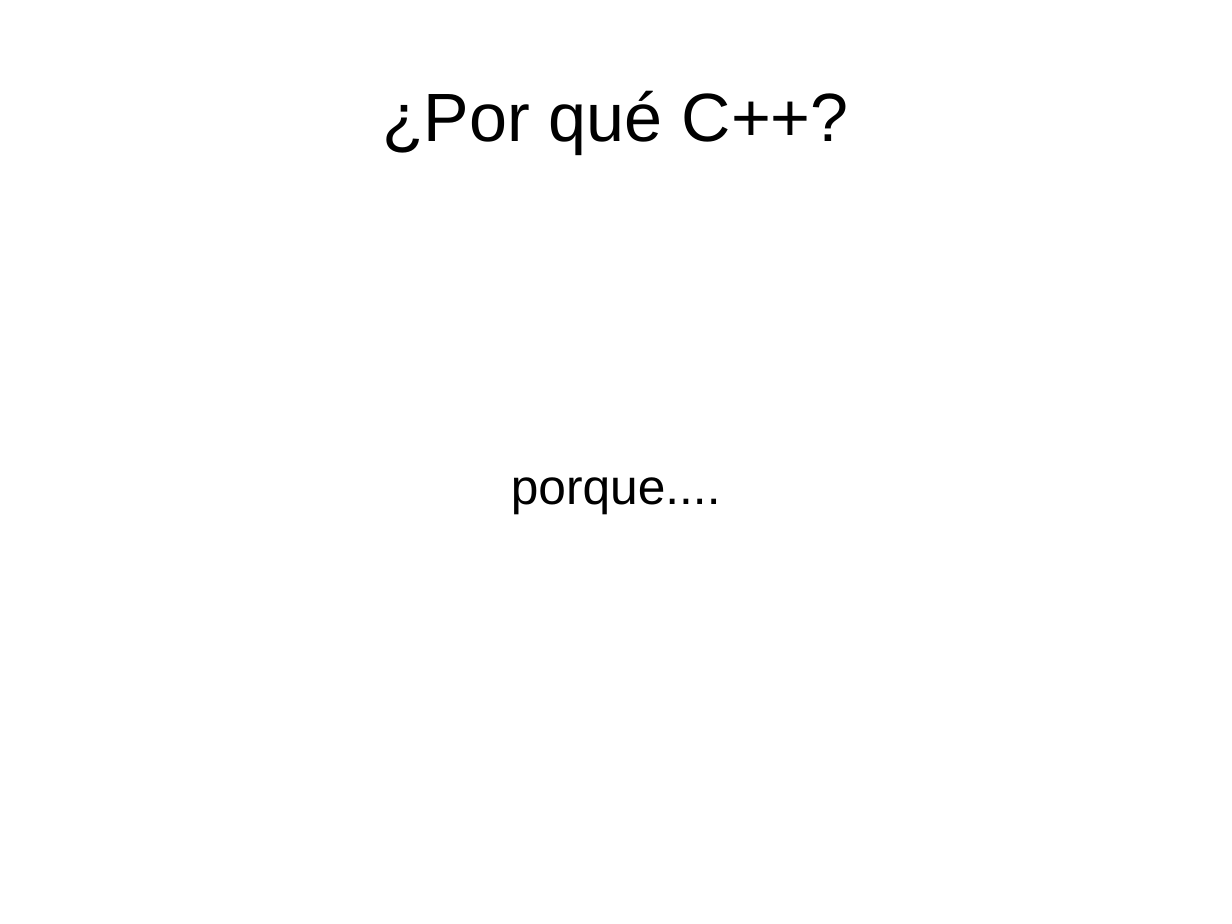
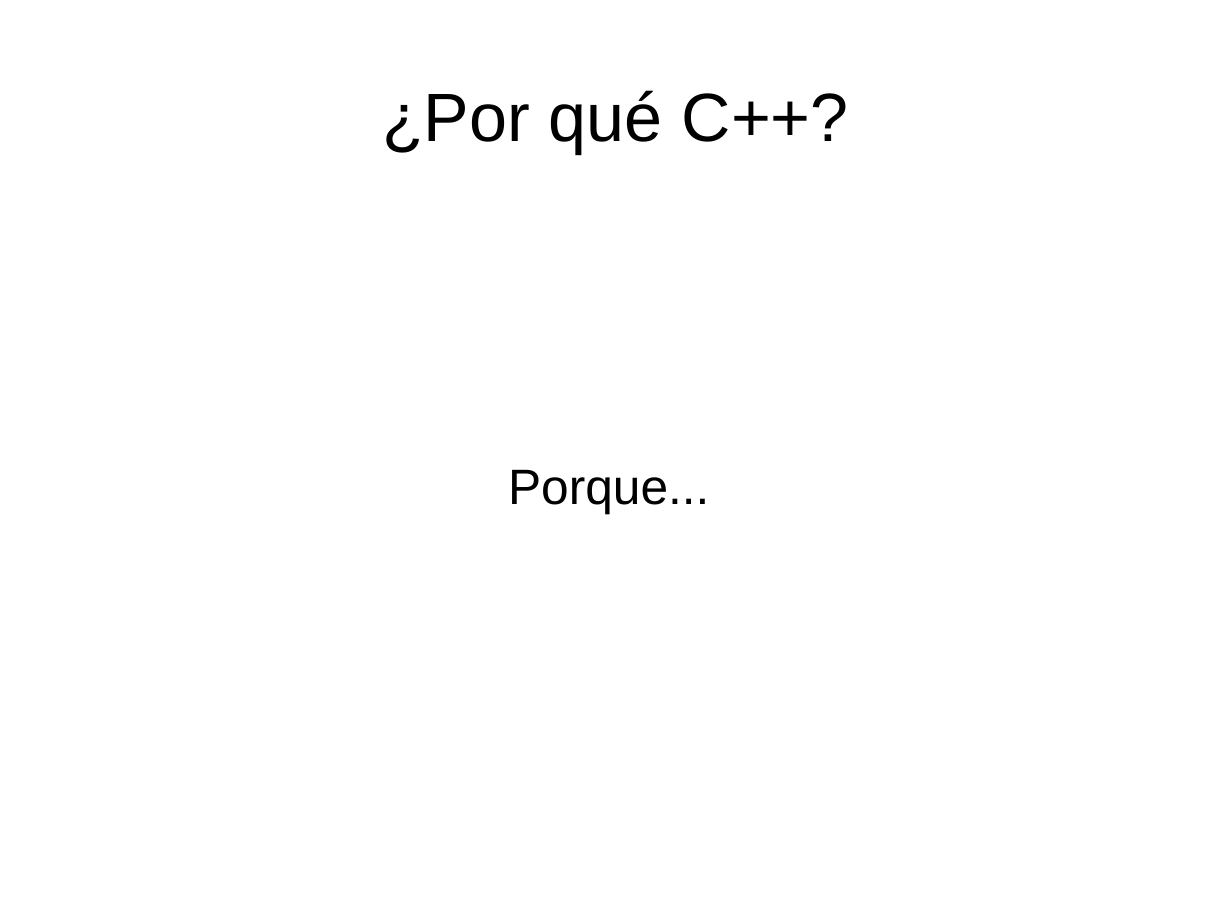
Before and after one commit to cppba/talks, a slide deck: slide 1 of porquecpp/porquecpp.odp. Drawn at 1232x924 pixels with LibreOffice and Linux fonts; fonts in the diff are those of the drawing. Boxes give left, top, right and bottom in pixels: in the first picture for what was removed or moved away, otherwise in the second. Text is boxed around its words. In the diff, an @@ line names an element or a change of style, - is before the commit and + after.

```diff
--- a/porquecpp/porquecpp.odp
+++ b/porquecpp/porquecpp.odp
@@ subtitle at (508,469,709,513): text changed @@
-porque....
+Porque...
```
